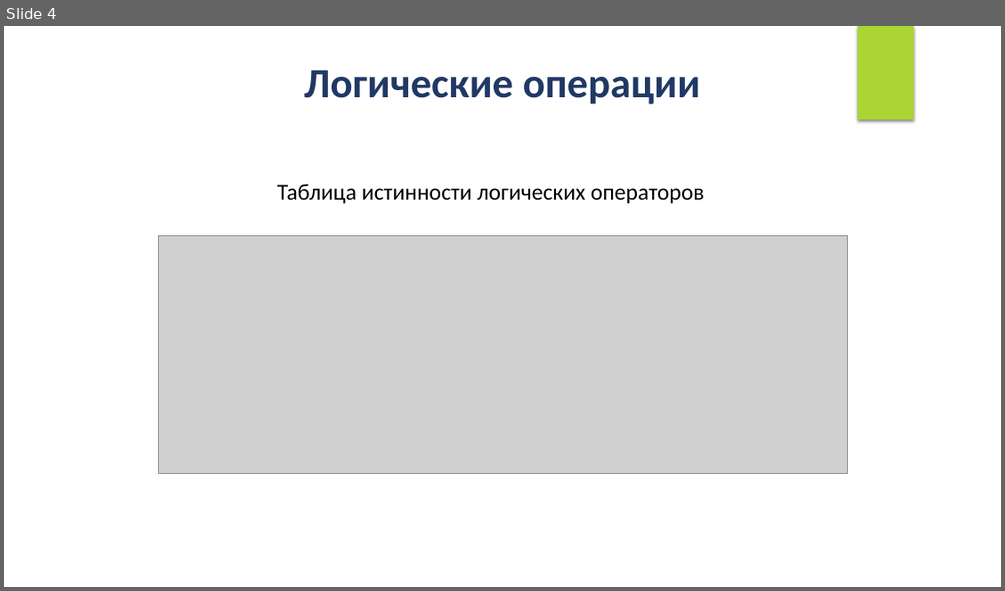
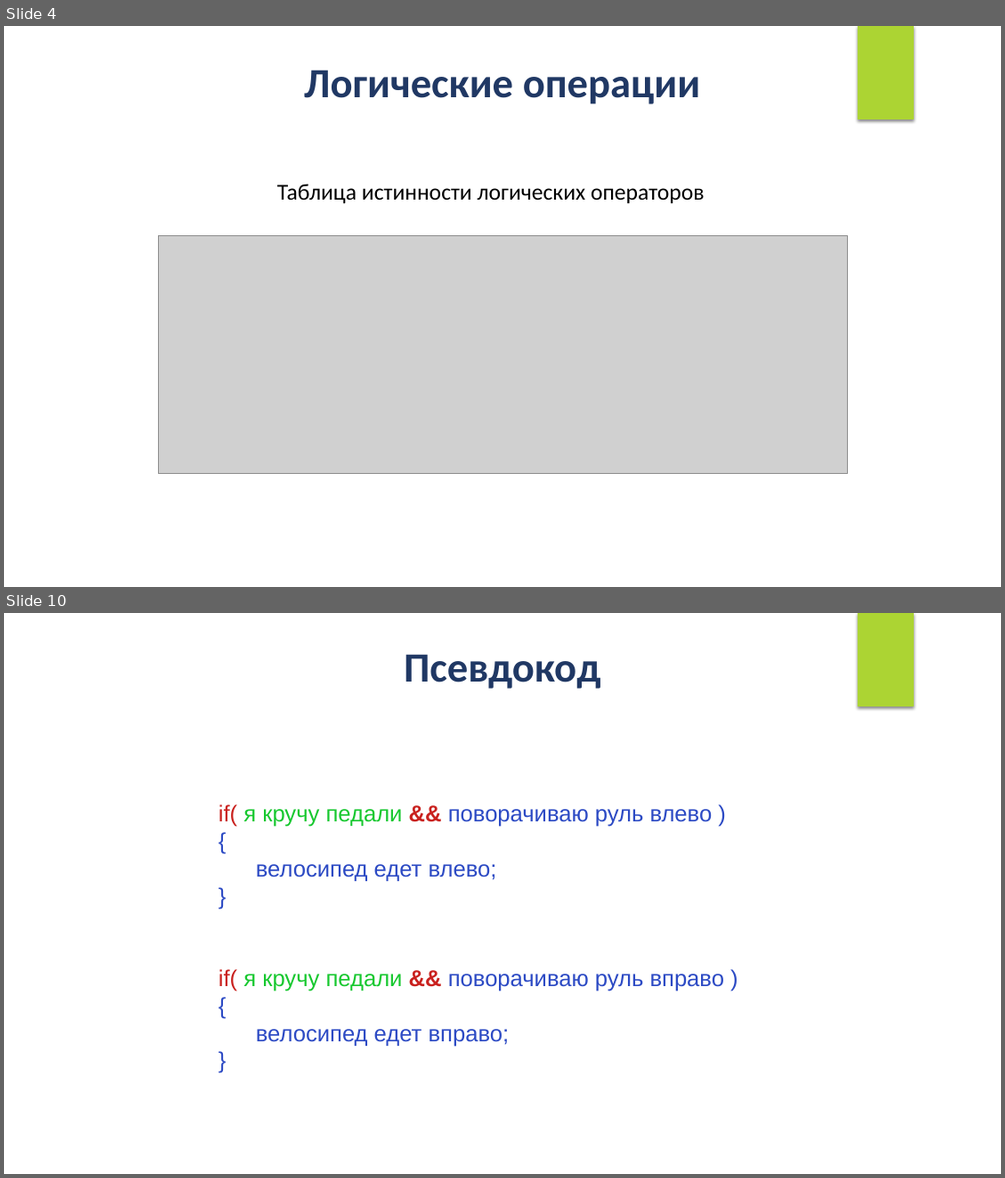
Before and after one commit to IriEfremova/LessonsCube, a slide deck: Samsung/Lesson5/Logical_operations.pptx. Shown one above the other, each under a label of ours: slide 4 before the commit, slides 4 and 10 after it; the slides between them are not shown. The pictures are 1005x591 and 1005x1178 pixels, drawn with LibreOffice and Linux fonts; fonts in the diff are those of the drawing; grey boxes stand for pictures. Boxes give left, top, right and bottom in pixels: in the first picture for what was removed or moved away, otherwise in the second. Text is boxed around its words. In the diff, an @@ line names an element or a change of style, - is before the commit and + after.

```diff
--- a/Samsung/Lesson5/Logical_operations.pptx
+++ b/Samsung/Lesson5/Logical_operations.pptx
@@ slide 10 added at <box>4,613,1001,1174</box>, background #FFFFFF; not listed: 1 template element that a slide beside it also shows @@
@@ text added at <box>404,654,600,689</box>, 40 pt, text #203864, bold @@
+Псевдокод
@@ text added at <box>218,804,725,1046</box>, 22 pt, text #2C4AC4 @@
+if( я кручу педали && поворачиваю руль влево )
+{
+велосипед едет влево;
+}
+if( я кручу педали && поворачиваю руль вправо )
+{
+велосипед едет вправо;
+}
```
Also in this commit, not shown: 14 other slides added.
